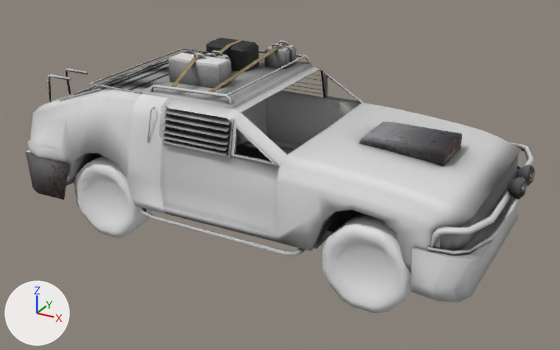
Renders of the FBX model MustandPostApocolyptic.fbx from each side of a commit.
One viewpoint serves both versions: a camera (50 mm lens) standing at (2.13, -3.92, 2.02) and looking at (-0.02, -0.01, 0.06). Lighting does not change. The marker at lower left points along +X, +Y and +Z. Where no turn or scale is listed for an object, it has been applied to the vertices. Vertices at the same position are counted once.

In view in the first picture: 'Rear', 'Wheel.001', 'Wheel.002'.
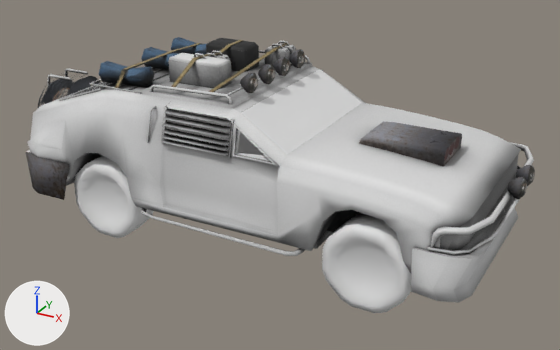
Pixel boxes (x1, y1, x2, y2) of what changed, in the pictures (560 x 350 px):
'Rear', reshaped
    before: (26, 38, 535, 303)
    after: (26, 37, 535, 303)
'windSheild', added
    after: (241, 69, 362, 155)
'LowPolyInterior', added
    after: (166, 108, 270, 161)
part 1 of me_cube, added
    after: (273, 57, 291, 76)
part 2 of me_cube, added
    after: (258, 64, 276, 84)
part 3 of me_cube, added
    after: (289, 49, 306, 68)
part 4 of me_cube, added
    after: (240, 73, 258, 93)
part 5 of me_cube, added
    after: (115, 43, 202, 88)
part 6 of me_cube, added
    after: (99, 61, 155, 87)
part 7 of me_cube, added
    after: (171, 37, 206, 55)
part 8 of me_cube, added
    after: (141, 47, 180, 70)
part 9 of me_cube, built on (black)
    after: (38, 72, 101, 108)
part 10 of me_cube, surface changed (white to grey)
    both: (127, 94, 169, 214)

Diff of the bpy script that builds the scene:
```diff
--- a/MustandPostApocolyptic.fbx.py
+++ b/MustandPostApocolyptic.fbx.py
@@ img_wheel2_png @@
+img_wheel2_png = load_image('Wheel2.png', 'Assets/Art/Textures/Racing/Wheel2.png', 1024, 1024, 'sRGB')
@@ mat_wheel @@
+mat_wheel = principled_material('Wheel')
+mat_wheel.texture = img_wheel2_png  # with its transparency
+mat_wheel.roughness = 0.69
@@ me_cube @@
 # used by ob_rear; location = (0.0, 0.0, 0.0)
-me_cube.from_pydata(...)  # 1881 vertices, 1611 faces; spans x -1.83..1.48, y -0.67..0.67, z -0.13..0.83
+me_cube.from_pydata(...)  # 2192 vertices, 1936 faces; spans x -1.83..1.48, y -0.67..0.67, z -0.13..0.83
+# me_cube part 1: the loose piece of 32 vertices spanning x 1.39..1.48, y 0.04..0.14, z 0.27..0.39 is copied, and the copy is moved by (-1.5, 0.0, 0.4); it spans x -0.11..-0.02, y 0.04..0.14, z 0.67..0.79
+# me_cube part 2: the loose piece of 32 vertices spanning x 1.39..1.48, y -0.14..-0.04, z 0.27..0.39 is copied, and the copy is moved by (-1.5, 0.0, 0.4); it spans x -0.11..-0.02, y -0.14..-0.04, z 0.67..0.79
+# me_cube part 3: the loose piece of 32 vertices spanning x 1.39..1.48, y 0.04..0.14, z 0.27..0.39 is copied, and the copy is moved by (-1.5, 0.2, 0.4); it spans x -0.11..-0.02, y 0.24..0.34, z 0.67..0.79
+# me_cube part 4: the loose piece of 32 vertices spanning x 1.39..1.48, y -0.14..-0.04, z 0.27..0.39 is copied, and the copy is moved by (-1.5, -0.2, 0.4); it spans x -0.11..-0.02, y -0.34..-0.24, z 0.67..0.79
+# me_cube part 5: a new loose piece of 40 vertices spanning x -0.88..-0.83, y -0.48..0.48, z 0.62..0.73, in mat_car (picture img_mustangcarao_png)
+# me_cube part 6: a new loose piece of 26 vertices spanning x -1.06..-0.71, y -0.45..-0.29, z 0.63..0.74, in mat_car (picture img_mustangcarao_png)
+# me_cube part 7: a new loose piece of 26 vertices spanning x -1.04..-0.68, y 0.26..0.4, z 0.63..0.74, in mat_car (picture img_mustangcarao_png)
+# me_cube part 8: a new loose piece of 26 vertices spanning x -1.04..-0.68, y -0.07..0.08, z 0.63..0.74, in mat_car (picture img_mustangcarao_png)
+# me_cube part 9
+# 16 faces are deleted
+# 2 vertices move within x -1.58, y -0.13..0.13, z -0.01
+# 51 vertices are added at x -1.82..-1.58, y -0.25..0.25, z -0.03..0.46
+# 14 new vertices lie (0.22, 0.0, 0.0) away from vertices in x -1.8, y -0.25..0.25, z -0.03..0.46
+# 71 new faces join them, mat_wheel (picture img_wheel2_png)
+# 16 new faces join them, mat_car (picture img_mustangcarao_png)
+# me_cube part 10: 16 kept faces spanning x -0.71..-0.44, y -0.64..0.64, z -0.04..0.63 get new texture (UV) coordinates
 me_cube.materials.append(mat_car)
+me_cube.materials.append(mat_wheel)  # picture img_wheel2_png
@@ me_mesh @@
+me_mesh.from_pydata([(0.3, 0.504, 0.438), (0.002, 0.49, 0.622), (0.297, 0.504, 0.438), (0.0, 0.49, 0.622), (0.3, -0.504, 0.438), (0.002, -0.49, 0.622), (0.309, 0.0, 0.438), (0.004, 0.0, 0.624), (0.297, -0.504, 0.438), (0.0, -0.49, 0.622), (0.306, 0.0, 0.438), (0.002, 0.0, 0.624)], [], [(0, 1, 7, 6), (2, 10, 11, 3), (4, 6, 7, 5), (8, 9, 11, 10)])
@@ me_plane_001 @@
+me_plane_001.from_pydata(...)  # 131 vertices, 111 faces; spans x -1.34..0.48, y -0.59..0.59, z 0.0..0.62
@@ ob_windsheild @@
+ob_windsheild = bpy.data.objects.new('windSheild', me_mesh)
+ob_windsheild.location = (0.0, 0.0, 0.0)
@@ ob_lowpolyinterior @@
+ob_lowpolyinterior = bpy.data.objects.new('LowPolyInterior', me_plane_001)
+ob_lowpolyinterior.location = (0.0, 0.0, 0.0)
```
